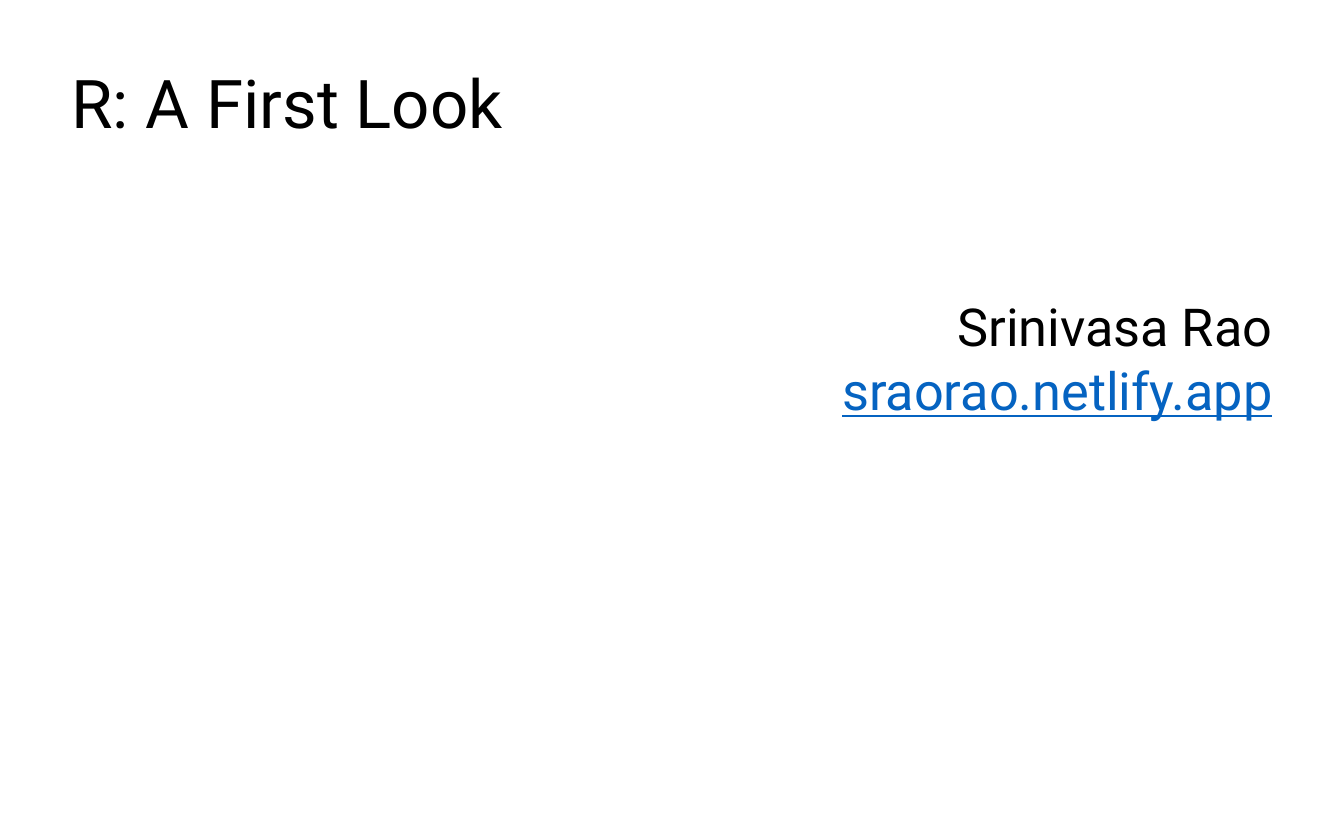
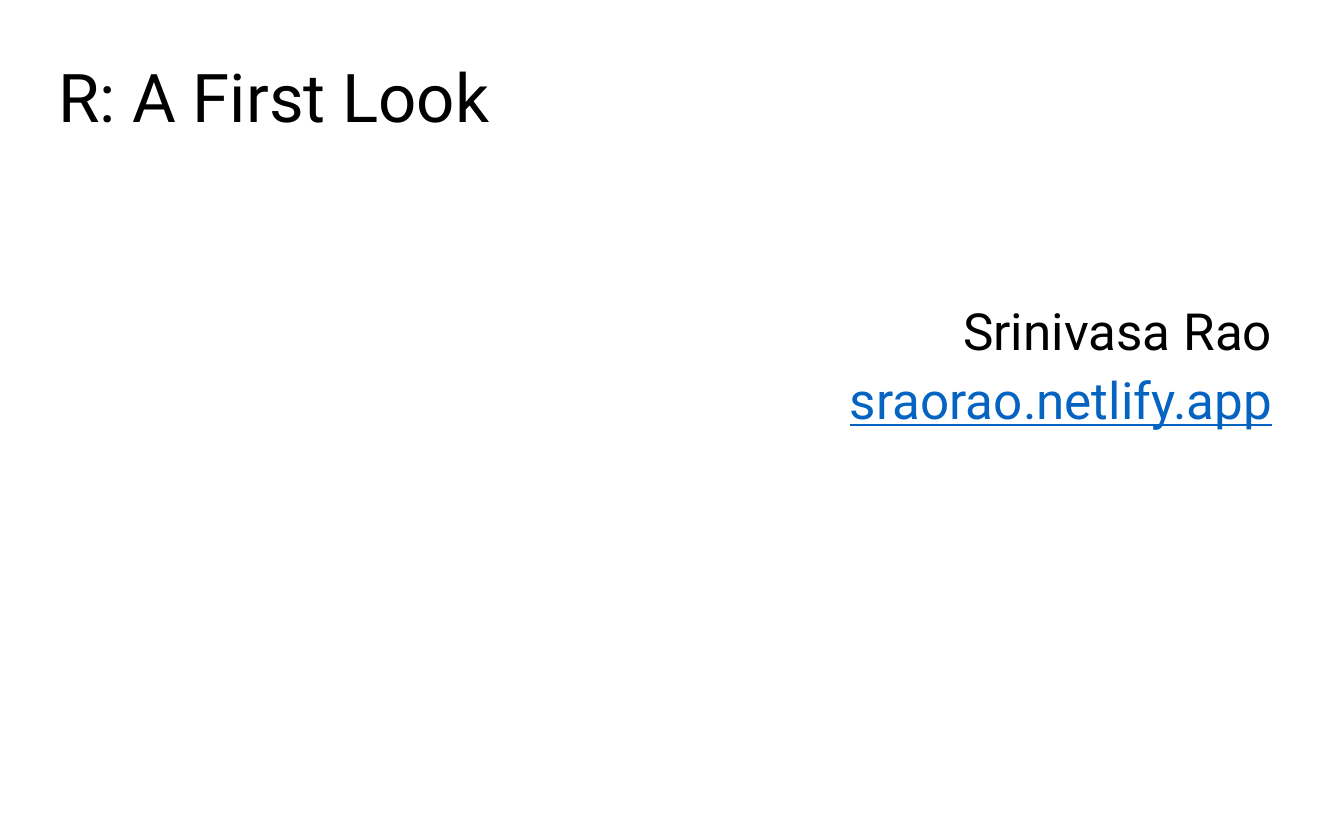
Before and after one commit to sraorao/R-A-First-Look, a slide deck: slide 2 of DA024W - R_A_First_Look.pptx. Drawn at 1344x840 pixels with LibreOffice and Linux fonts; fonts in the diff are those of the drawing; background and template pictures are left out. Boxes give left, top, right and bottom in pixels: in the first picture for what was removed or moved away, otherwise in the second. Text is boxed around its words. In the diff, an @@ line names an element or a change of style, - is before the commit and + after.

```diff
--- a/DA024W - R_A_First_Look.pptx
+++ b/DA024W - R_A_First_Look.pptx
@@ title "R: A First Look" moved from (x1=72, y1=77, x2=503, y2=129) to (x1=58, y1=71, x2=489, y2=123) @@
@@ text "Srinivasa Rao" at (x1=850, y1=313, x2=1272, y2=430): size 28 to 27.4 pt; line spacing 0.8 to 0.9 @@
```
Also in this commit, not shown: 7 other slides changed.
